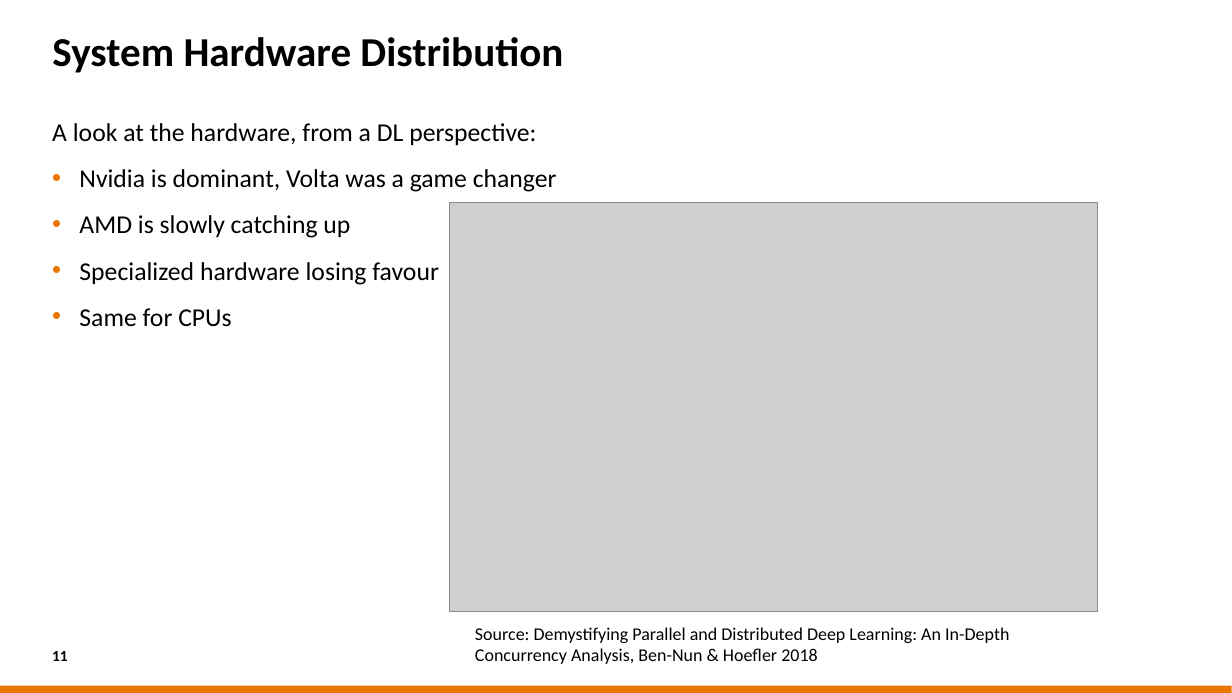
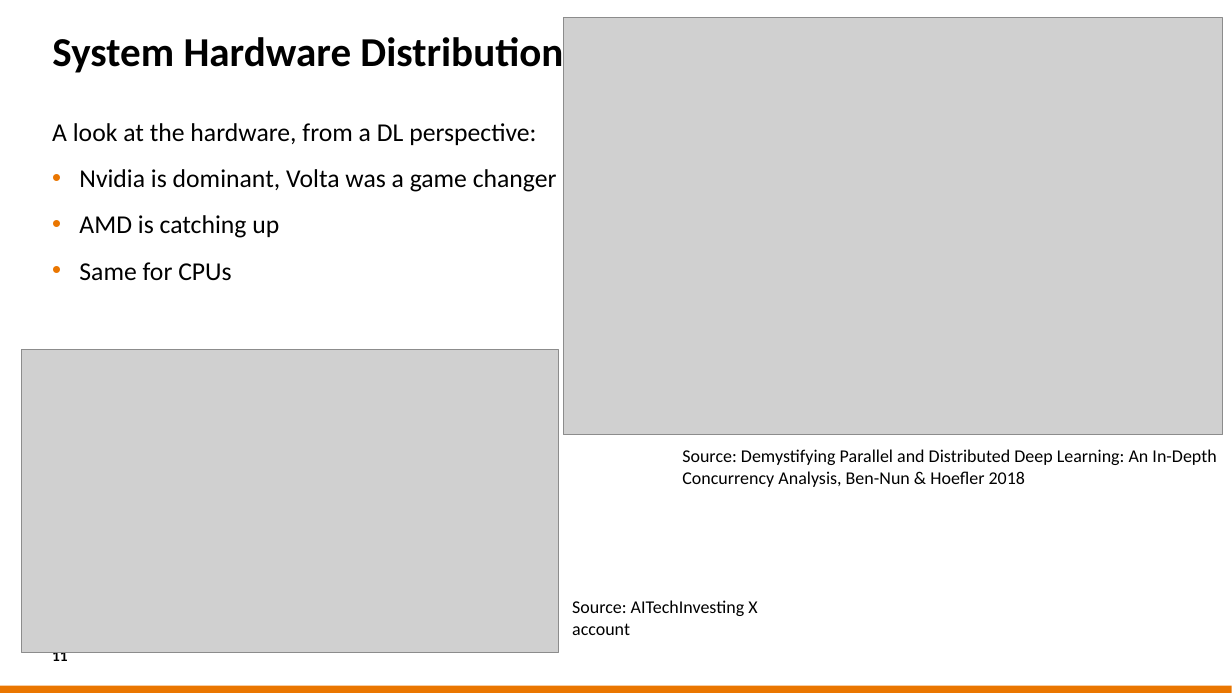
Before and after one commit to sara-nl/HPML-course-materials, a slide deck: slide 11 of Day2/slides/hw_and_software_features.pptx. Drawn at 1232x693 pixels with LibreOffice and Linux fonts; fonts in the diff are those of the drawing; grey boxes stand for pictures; background and template pictures are left out. Boxes give left, top, right and bottom in pixels: in the first picture for what was removed or moved away, otherwise in the second. Text is boxed around its words. In the diff, an @@ line names an element or a change of style, - is before the commit and + after.

```diff
--- a/Day2/slides/hw_and_software_features.pptx
+++ b/Day2/slides/hw_and_software_features.pptx
@@ picture: place and size @@
-picture at bbox=[450, 202, 1098, 612]
+picture at bbox=[563, 18, 1223, 434]
@@ text at bbox=[79, 215, 279, 238]: text changed @@
-• AMD is slowly catching up
-• Specialized hardware losing favour
+• AMD is catching up
@@ picture added at bbox=[21, 350, 559, 653] @@
@@ text "Source: Demystifying Parallel and Distributed ...": place and size @@
-text "Source: Demystifying Parallel and Distributed ..." at bbox=[475, 627, 1009, 664]
+text "Source: Demystifying Parallel and Distributed ..." at bbox=[682, 449, 1216, 487]
@@ text added at bbox=[572, 600, 757, 635], 14 pt, text #000000 @@
+Source: AITechInvesting X account
```
Also in this commit, not shown: 8 other slides changed, 14 slides added, 1 slide removed, 1 other file.
